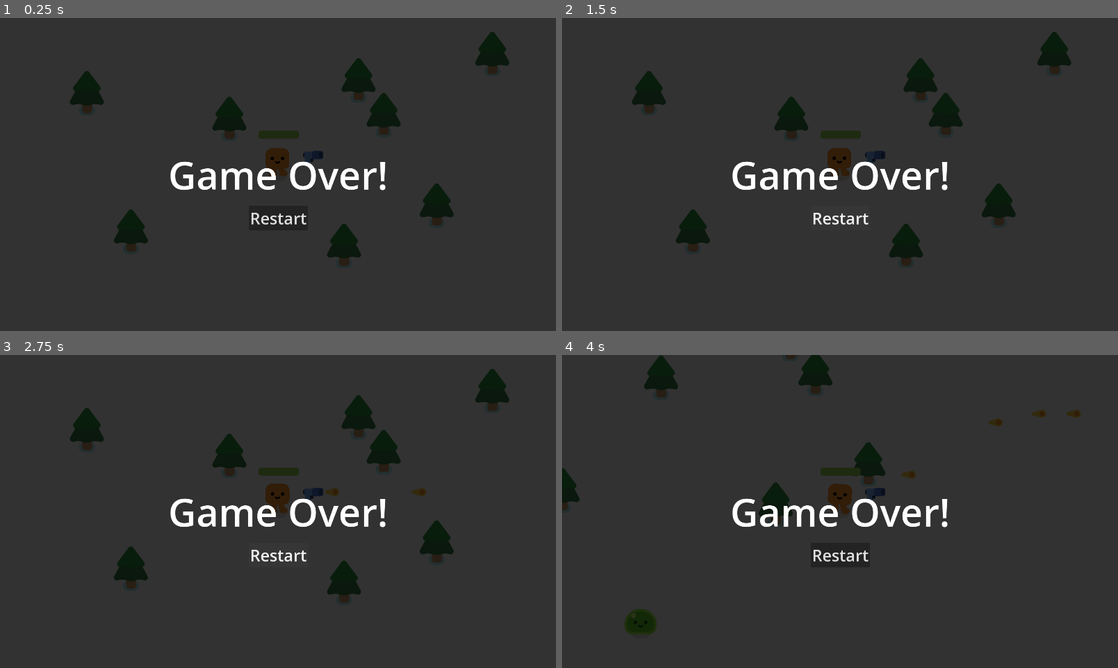
Above: before the commit, frames 1-4 (two rows, left to right).
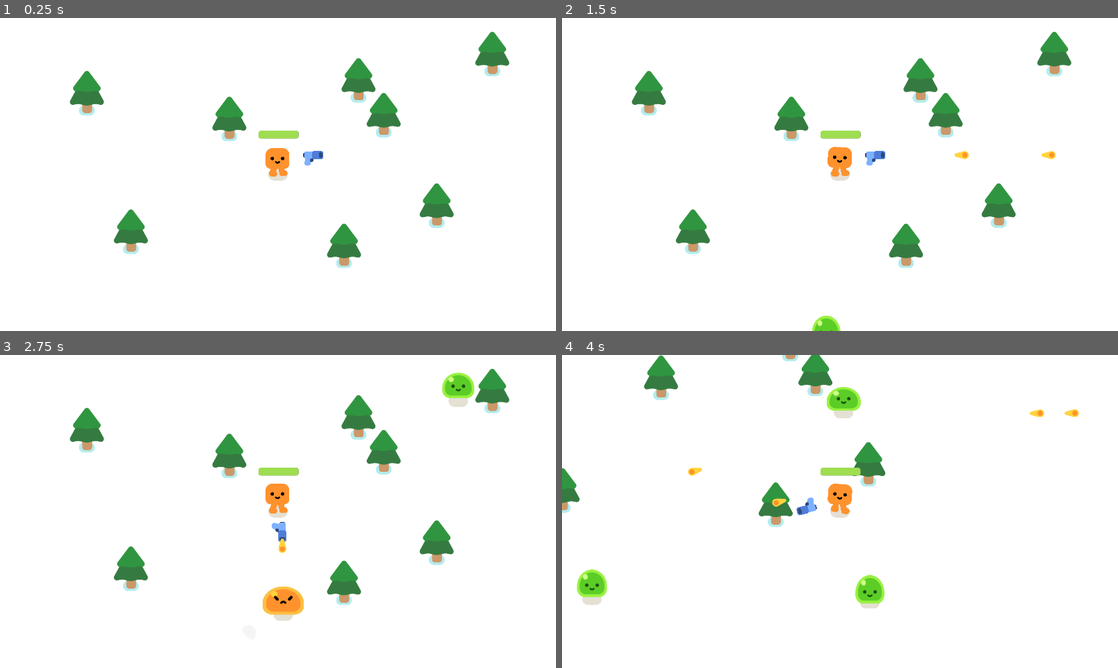
Above: after the commit, the same moments.

Repository: Noah-C-R/FirstGame_3Changes
Game: Godot game, scene res://survivors_game.tscn
The game is run twice, just before and just after one commit, with the same random seed, the same clock (stepped at 60 frames per second) and the same inputs.
Inputs (mouse positions are in pixels of both pictures, inside the frame that each line leads up to):
- Up to frame 1 (0.25 s): no input
- Up to frame 2 (1.5 s): click (840, 218) at 0.5 s, where only the run before the commit has a clickable "Restart"; click (840, 218) at 1.25 s, where only the run before the commit has a clickable "Restart"
- Up to frame 3 (2.75 s): click (278, 555) at 2 s, where only the run before the commit has a clickable "Restart"
- Up to frame 4 (4 s): move the mouse to (962, 495) at 2.77 s; hold D (move_right) 2.78-3.53 s; move the mouse to (728, 527) at 3.52 s; hold S (move_down) from 3.53 s (still down)

The runs differ from the first frame. In frame 1, 99% of the frame differs, in the area x 0-100%, y 0-100%; in frame 2, 99%; in frame 3, 99%; in frame 4, 99%.

Commit message:
Restart and Mouse Aim
*"Fixed" the restart process by not pausing the game

*Gun now uses mouse position to aim

Diff:
--- a/gun.gd
+++ b/gun.gd
@@ -4,8 +4,7 @@
 func _physics_process(delta):
 		var enemies_in_range = get_overlapping_bodies()
 		if enemies_in_range.size() > 0:
-				var target_enemy = enemies_in_range[0]
-				look_at(target_enemy.global_position)
+				look_at(get_global_mouse_position())
 
 
 func shoot():
--- a/survivors_game.gd
+++ b/survivors_game.gd
@@ -13,8 +13,8 @@
 
 func _on_player_health_depleted() -> void:
 	%GameOverScreen.visible = true
-	get_tree().paused = true
 
 
-func _on_button_pressed() -> void:
+func _on_button_pressed() -> void: #used to reload scene
+	get_tree().paused = false
 	get_tree().reload_current_scene()
--- a/survivors_game.tscn
+++ b/survivors_game.tscn
@@ -63,6 +63,7 @@
 
 [node name="GameOverScreen" type="CanvasLayer" parent="."]
 unique_name_in_owner = true
+visible = false
 
 [node name="ColorRect" type="ColorRect" parent="GameOverScreen"]
 anchors_preset = 15
